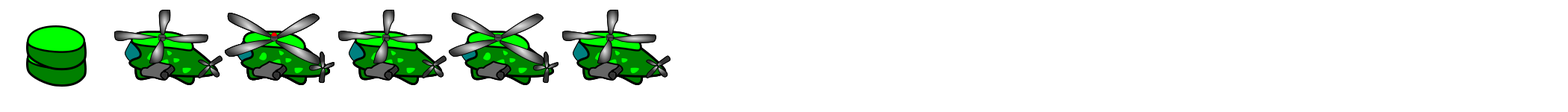
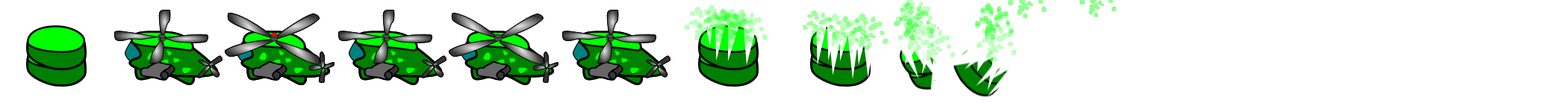
Before/after of a 1568x112 layered artwork. What changed in the layer stack:
painted on "Livello incollato #1" over [684,0,1117,64]
painted on "Livello incollato" over [698,25,1011,98]
